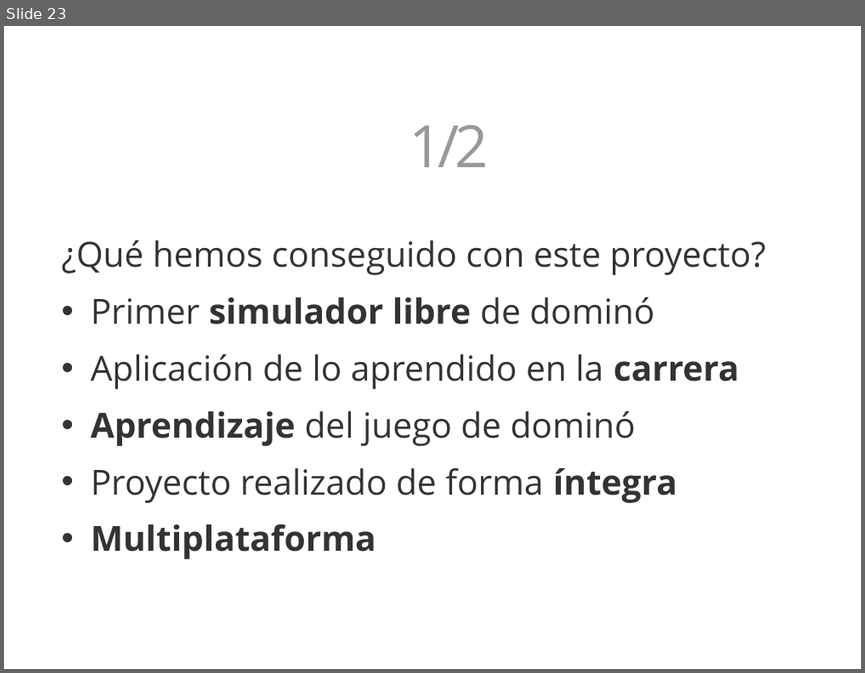
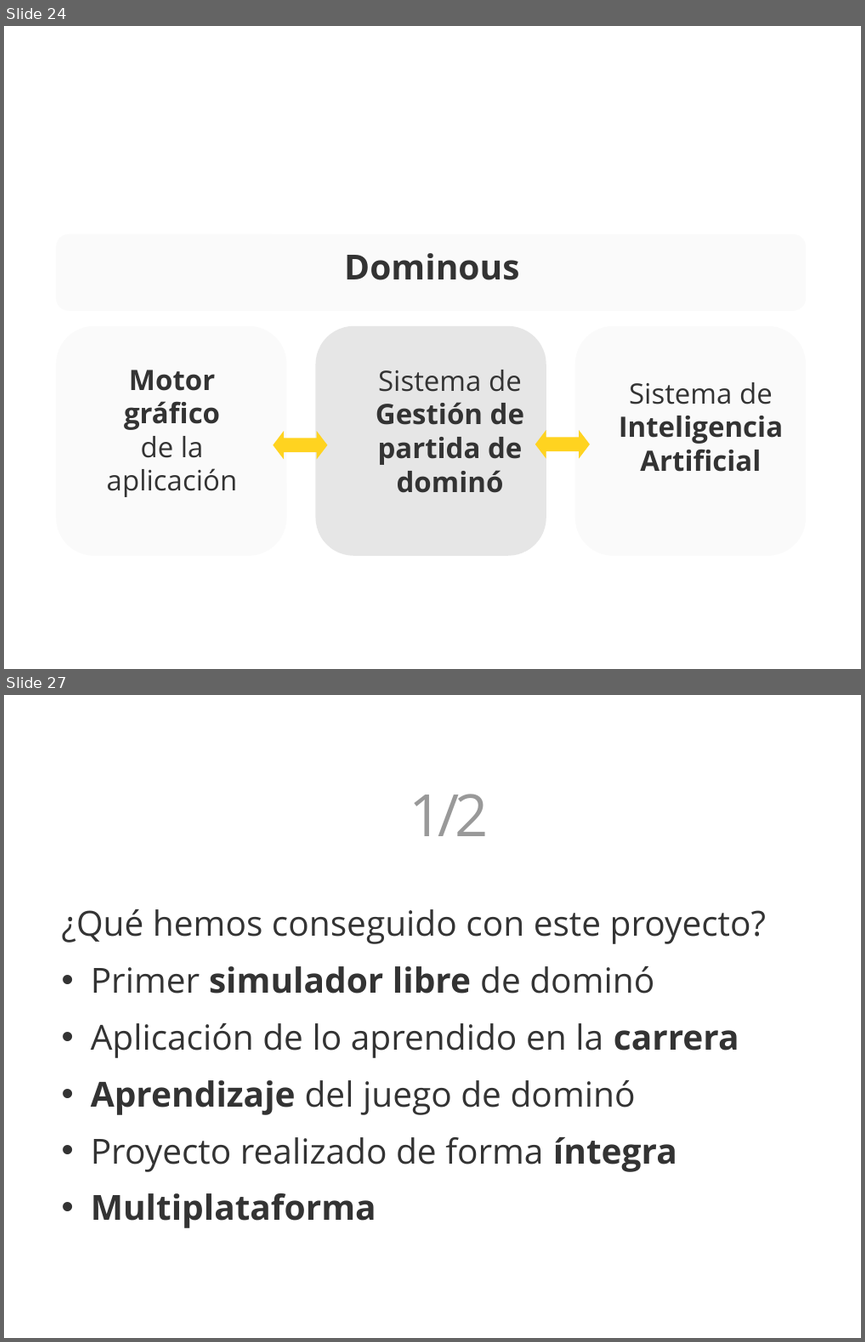
Before and after one commit to 3oheme/dominous, a slide deck: docs/presentacion/presentacion.odp. Shown one above the other, each under a label of ours: slide 23 before the commit, slides 24 and 27 after it; the slides between them are not shown. The pictures are 865x673 and 865x1342 pixels, drawn with LibreOffice and Linux fonts; fonts in the diff are those of the drawing; background and template pictures are left out. Boxes give left, top, right and bottom in pixels: in the first picture for what was removed or moved away, otherwise in the second. Text is boxed around its words. In the diff, an @@ line names an element or a change of style, - is before the commit and + after.

```diff
--- a/docs/presentacion/presentacion.odp
+++ b/docs/presentacion/presentacion.odp
@@ slide 24 added at (x1=4, y1=26, x2=861, y2=669), background picture (left out) @@
@@ rounded rectangle added at (x1=56, y1=234, x2=806, y2=311), fill #E6E6E6 at 20% opacity @@
@@ text added at (x1=344, y1=253, x2=519, y2=280), 32 pt, text #333333, bold @@
+Dominous
@@ rounded rectangle added at (x1=56, y1=326, x2=287, y2=556), fill #E6E6E6 at 20% opacity @@
@@ rounded rectangle added at (x1=316, y1=326, x2=546, y2=556), fill #E6E6E6 @@
@@ rounded rectangle added at (x1=575, y1=326, x2=806, y2=556), fill #E6E6E6 at 20% opacity @@
@@ text added at (x1=107, y1=369, x2=238, y2=497), 26 pt, text #333333 @@
+Motor gráfico
+de la aplicación
@@ text added at (x1=375, y1=369, x2=524, y2=493), 26 pt, text #333333, bold @@
+Sistema de Gestión de partida de dominó
@@ text added at (x1=619, y1=382, x2=783, y2=471), 26 pt, text #333333, bold @@
+Sistema de Inteligencia Artificial
@@ left right arrow added at (x1=273, y1=431, x2=328, y2=460), fill #FFD320 @@
@@ left right arrow added at (x1=535, y1=431, x2=590, y2=459), fill #FFD320 @@
@@ what was slide 23 is now slide 27 @@
```
Also in this commit, not shown: 2 slides changed, 3 other slides added.
